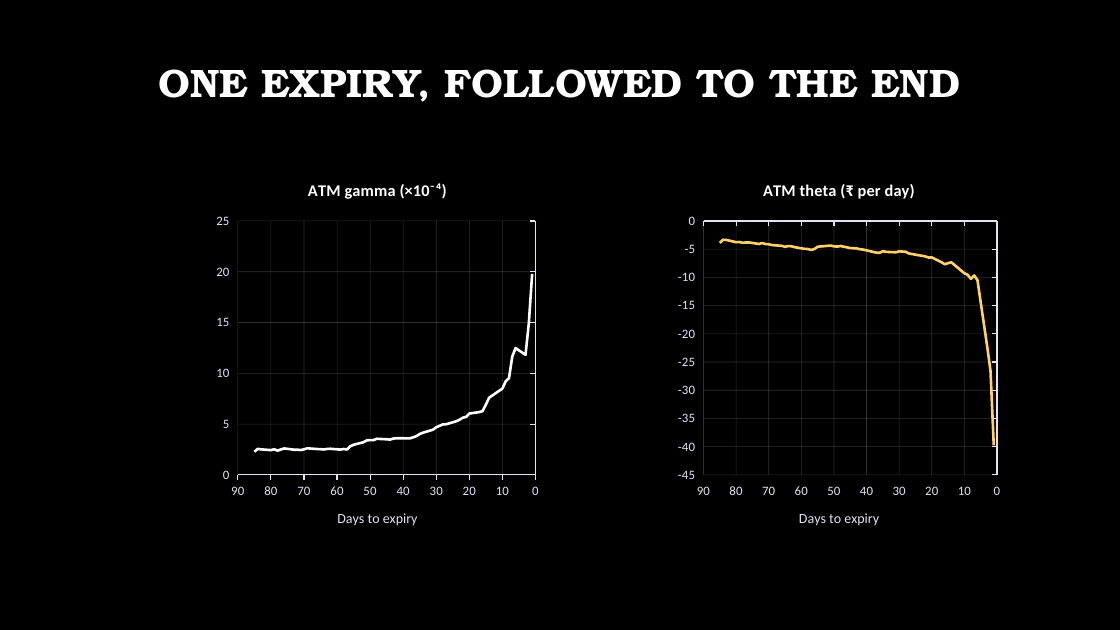
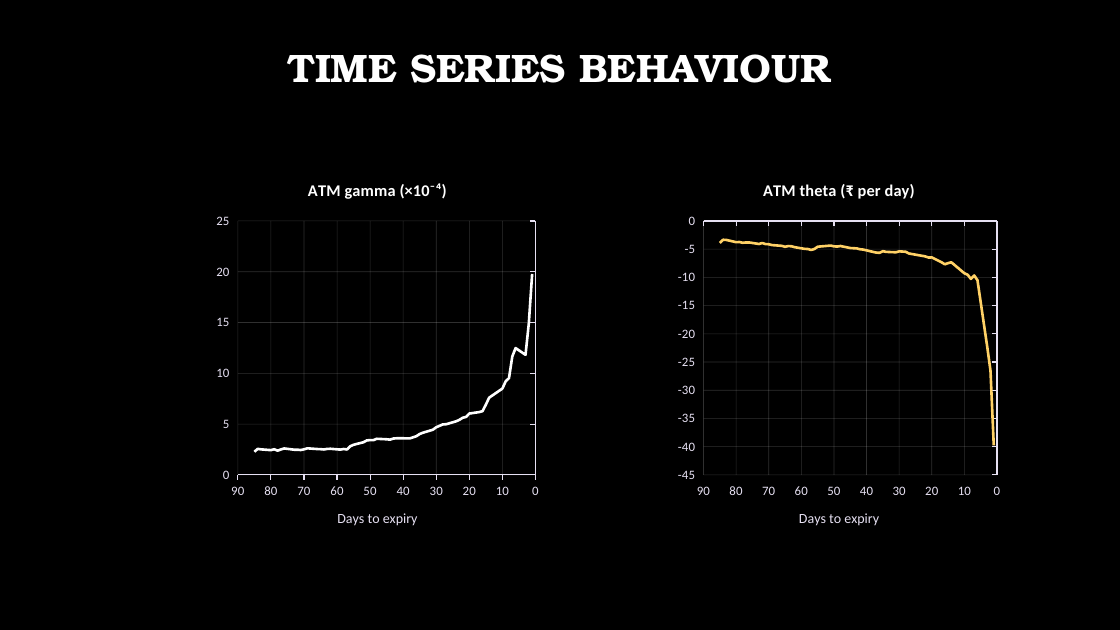
Before and after one commit to akhil-cv/IE612, a slide deck: slide 18 of presentation.pptx. Drawn at 1120x630 pixels with LibreOffice and Linux fonts; fonts in the diff are those of the drawing; background and template pictures are left out. Boxes give left, top, right and bottom in pixels: in the first picture for what was removed or moved away, otherwise in the second. Text is boxed around its words. In the diff, an @@ line names an element or a change of style, - is before the commit and + after.

```diff
--- a/presentation.pptx
+++ b/presentation.pptx
@@ title at [287,54,831,83]: text changed @@
-ONE EXPIRY, FOLLOWED TO THE END
+TIME SERIES BEHAVIOUR
```
Also in this commit, not shown: 13 other slides changed, 2 slides added, 1 other file.
